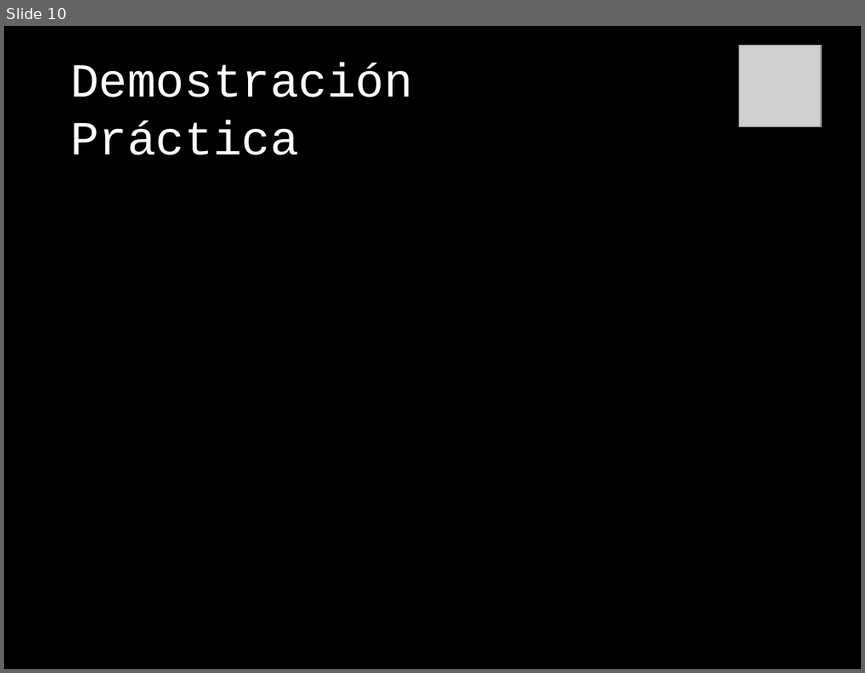
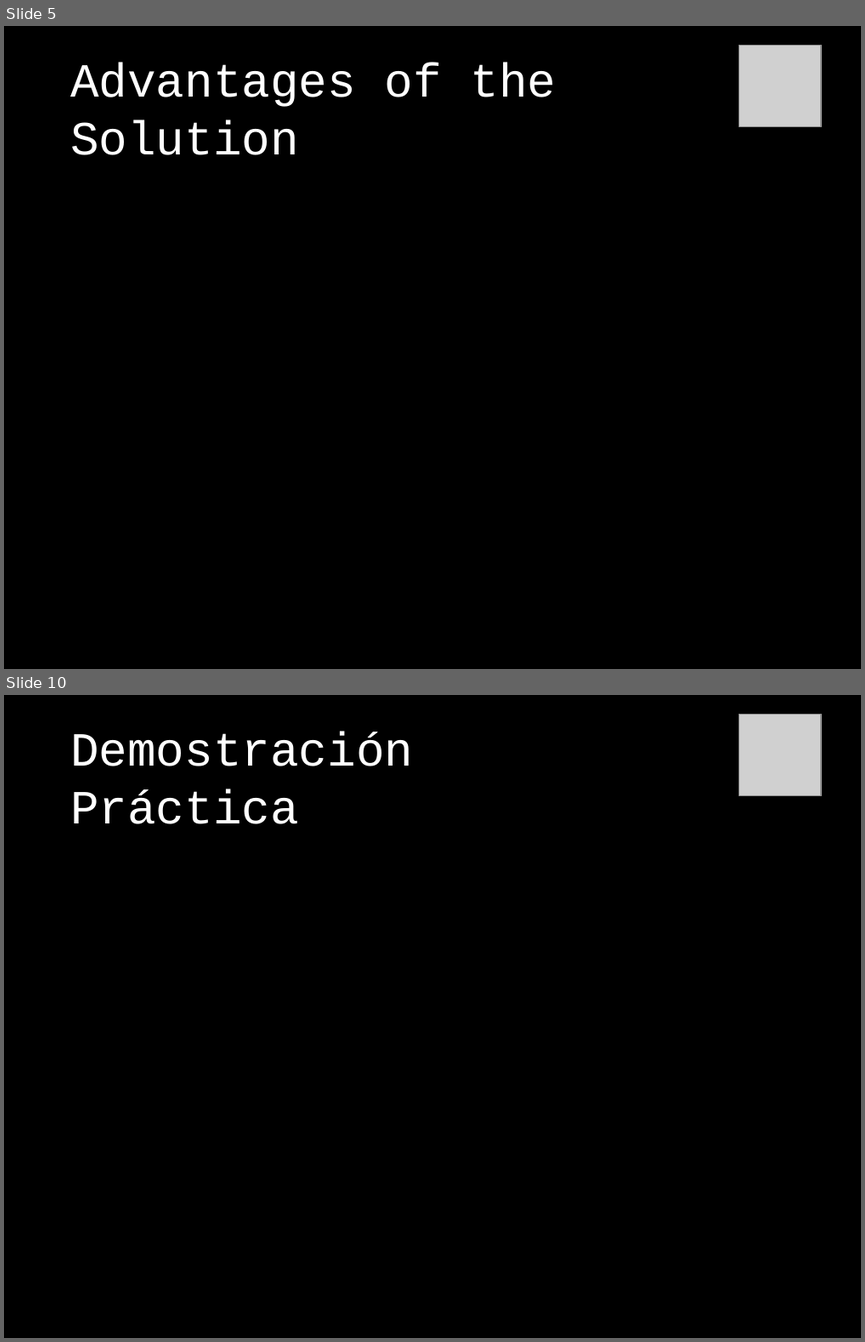
Before and after one commit to jabrena/cre2010, a slide deck: mruiz/docs/PFC presentation.pptx. Shown one above the other, each under a label of ours: slide 10 before the commit, slides 5 and 10 after it; the slides between them are not shown. The pictures are 865x673 and 865x1342 pixels, drawn with LibreOffice and Linux fonts; fonts in the diff are those of the drawing; grey boxes stand for pictures. Boxes give left, top, right and bottom in pixels: in the first picture for what was removed or moved away, otherwise in the second. Text is boxed around its words. In the diff, an @@ line names an element or a change of style, - is before the commit and + after.

```diff
--- a/mruiz/docs/PFC presentation.pptx
+++ b/mruiz/docs/PFC presentation.pptx
@@ slide 5 added at [4, 26, 861, 669], background #000000 @@
@@ picture added at [738, 46, 821, 127] @@
@@ text added at [70, 63, 556, 155], 40 pt, text #FFFFFF @@
+Advantages of the Solution
```
Also in this commit, not shown: 4 slides changed, 4 other slides added, 5 slides removed.
